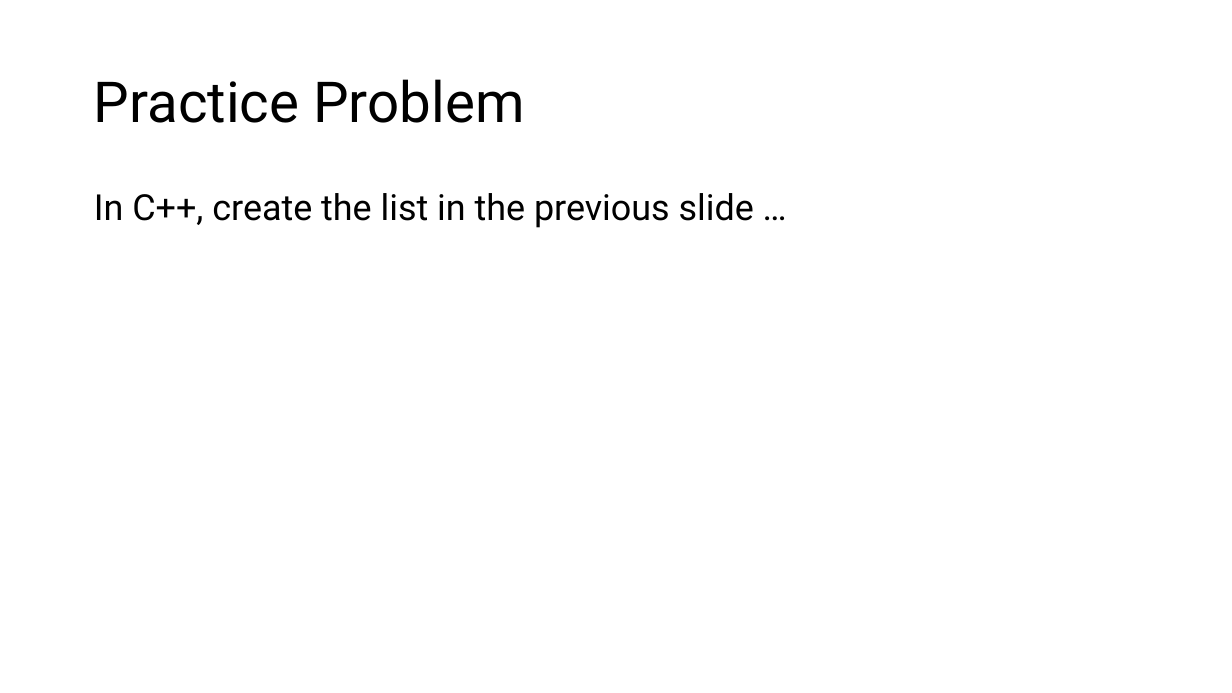
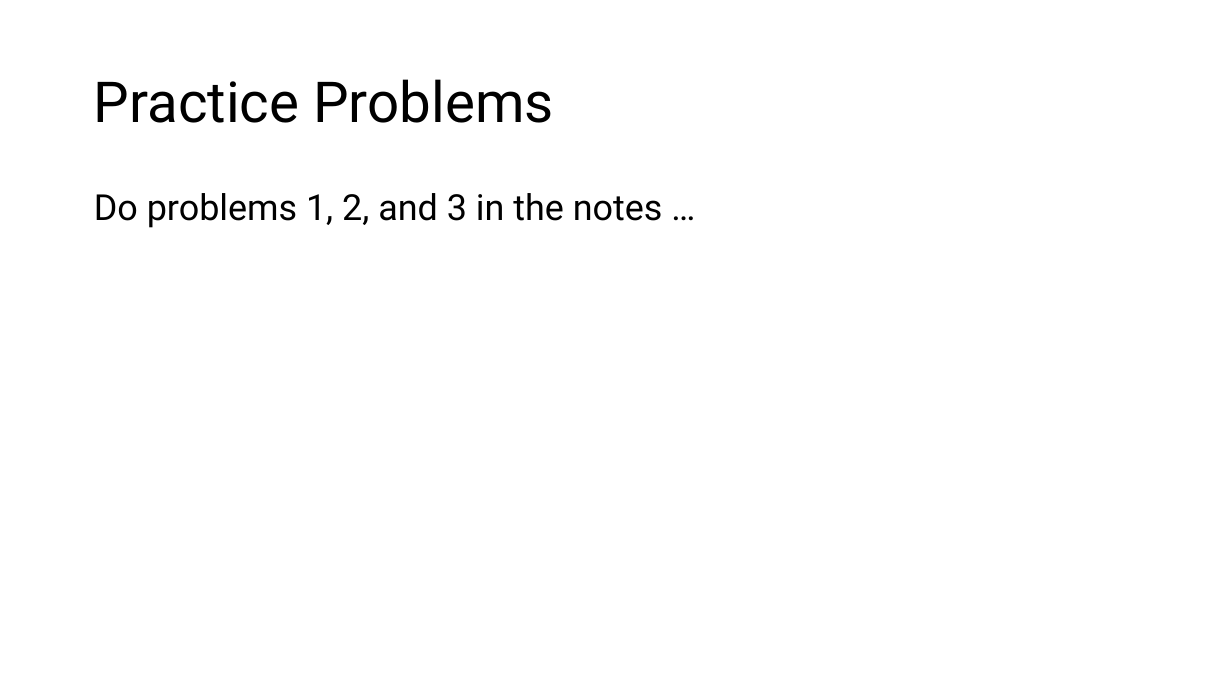
Before and after one commit to sotasota-sfu/cmpt225Summer2026, a slide deck: slide 10 of lectures/lecture2_3/lecture2.pptx (slide 6 before the commit). Drawn at 1232x693 pixels with LibreOffice and Linux fonts; fonts in the diff are those of the drawing. Boxes give left, top, right and bottom in pixels: in the first picture for what was removed or moved away, otherwise in the second. Text is boxed around its words. In the diff, an @@ line names an element or a change of style, - is before the commit and + after.

```diff
--- a/lectures/lecture2_3/lecture2.pptx
+++ b/lectures/lecture2_3/lecture2.pptx
@@ title at [94, 79, 553, 123]: text changed @@
-Practice Problem
+Practice Problems
@@ text at [94, 193, 663, 228]: text changed @@
-In C++, create the list in the previous slide …
+Do problems 1, 2, and 3 in the notes …
```
Also in this commit, not shown: 4 other slides changed, 4 slides added, 24 other files.
